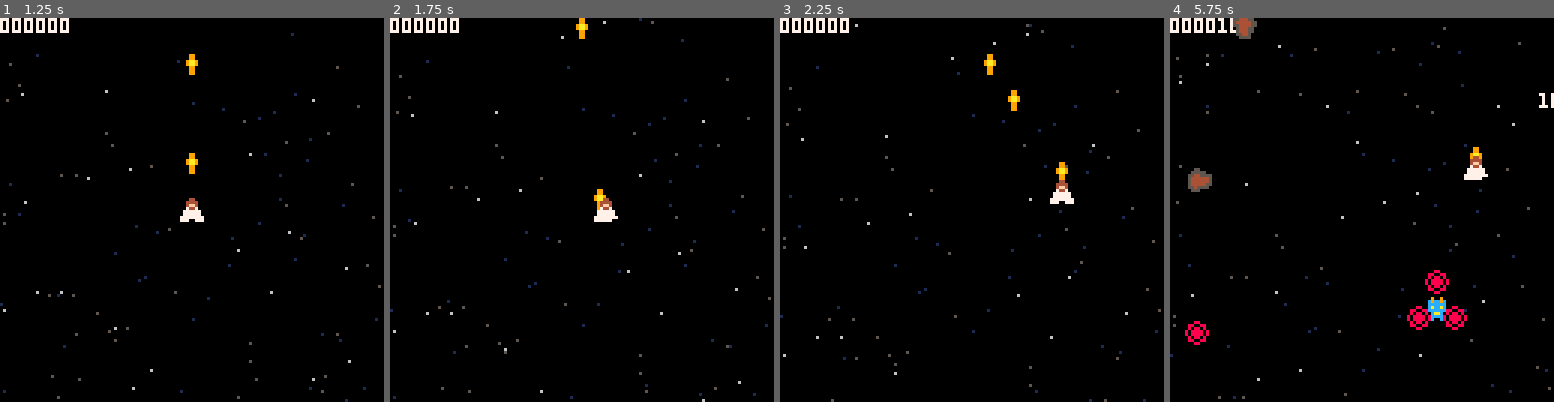
Above: before the commit, frames 1-4 (left to right).
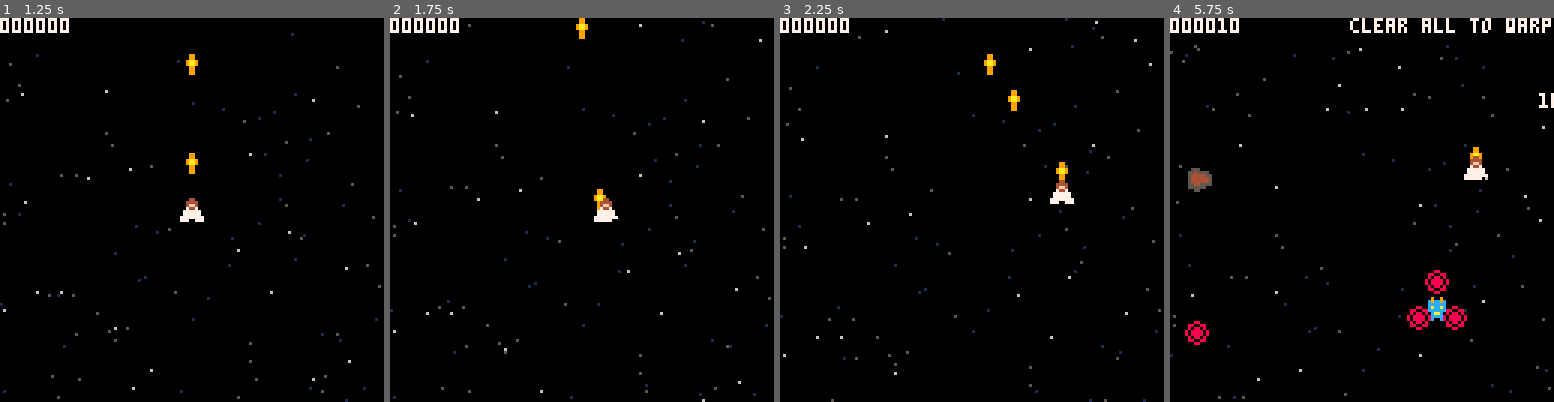
Above: after the commit, the same moments.

Repository: tech6hutch/holy-shmup
Game: PICO-8 cartridge comets.p8
Two runs of this game, one before a commit and one after it. Both use one fixed random seed, a clock stepped at 60 frames per second and the inputs below.
Inputs:
- Up to frame 1 (1.25 s): tap X (X key) at 0.33, 1.07 s; tap O (Z key) at 0.7 s
- Up to frame 2 (1.75 s): hold Right from 1.6 s (still down); tap O (Z key) at 1.7 s
- Up to frame 3 (2.25 s): tap X (X key) at 1.85 s; release Right at 2.1 s; tap O (Z key) at 2.1 s; hold Up from 2.15 s (still down)
- Up to frame 4 (5.75 s): release Up at 2.42 s; hold Right 2.47-3.03 s; tap O (Z key) every 0.4 s from 2.5 to 5.7 s; tap X (X key) at 2.97, 4.08, 5.2 s; hold Left 3.08-3.58 s; hold Down 3.63-3.97 s; hold Right 4.02-4.68 s; hold Up 4.73-5.03 s; hold Left 5.08-5.68 s; hold Down from 5.73 s (still down)

Frame 1 is identical in both runs. In frame 2, less than 0.1% of the frame differs, in the area x 20-97%, y 0-7%; in frame 3, 0.1%; in frame 4, 1.6%, in the area x 0-100%, y 0-54%.

Commit message:
add level transition with warp vfx; add todo

Diff:
--- a/comets.p8
+++ b/comets.p8
@@ -1,6 +1,9 @@
 pico-8 cartridge // http://www.pico-8.com
 version 42
 __lua__
+--numbers only have 16 bits for the integer part, but shifting the value right
+--by 16 lets us also use the remaining bits, intended for the decimal part. This
+--gives us a total of 32 bits for storing our (signed) integer.
 SCORE_SHIFT=16
 
 function _init()
@@ -17,7 +20,7 @@
 	t=0 init_game() do return end
 
 	_update,_draw=intro
-	t,entities,stars,star_spawn_y=0,{},{},-300-64
+	t,entities,stars,star_spawn_y,star_speed_scale=0,{},{},-300-64,1
 	generate_stars()
 	jc=add_entity{
 		x=64,y=64,
@@ -77,7 +80,7 @@
 end
 
 function init_game()
-	_update,_draw,score=update_game,draw_game,0
+	_update,_draw,score,level=update_game,draw_game,0,0
 	local star_spawn_offset=0-(star_spawn_y or 0)
 	star_spawn_y=0
 	if stars then
@@ -89,11 +92,17 @@
 		generate_stars()
 	end
 	entities,explosions,popups={},{},{}
-	entity_spawn_t,no_shoot_until_t=t+90,0
 	jc=add_entity{
 		x=64,y=64,
 		preserve_offscreen=true,
 	}
+	init_next_level()
+end
+
+function init_next_level()
+	level+=1
+	star_speed_scale=1
+	level_warp_t,level_soft_end_t,entity_spawn_t,no_shoot_until_t=0,t+30*5,t+90,0
 end
 
 --need to define ENEMIES global in a function because we need a util function,
@@ -227,12 +236,25 @@
 	}
 end
 
+--per level.
 ENEMY_PROBABILITIES={
+	--asteroid, +swaying, red, blue, ufo, red(shoot), blue(shoot).
+	--checked left to right. must have a 1 (100% chance⁘). use -1 for 0% chance.
 	-- split"0.5,0.8,-1,1",
 	-- split"0.2,0.5,0.8,-1,1",
 	-- split"0.6,-1,0.8,1,-1",
 	split"0.6,-1,0.7,0.8,-1,0.9,1",
 }
+--⁘ technically, 100% chance would be whatever number is immediately below 1.0
+--  in the 32-bit fixed-point numbering system that pico-8 uses, but it doesn't
+--  matter.
+for i=1,#ENEMY_PROBABILITIES do
+	assert(#ENEMY_PROBABILITIES[i]==7, (
+		#ENEMY_PROBABILITIES[i]<7
+		and "missing probabilities for level "
+		or "too many probabilities for level "
+	)..i)
+end
 
 function update_game()
 	t+=1
@@ -255,22 +277,40 @@
 		no_shoot_until_t=t+5
 	end
 
-	if t==entity_spawn_t then
-		local randnum,enemy_prototype=rnd(1)
-		for i=1,#ENEMY_PROBABILITIES[1] do
-			if randnum<=ENEMY_PROBABILITIES[1][i] then
-				enemy_prototype=ENEMIES[i]
-				break
-			end
-		end
-		assert(enemy_prototype,"missed a probability?")
-		local enemy=add_entity(copy(enemy_prototype,{
-			kind="enemy",
-			x=ENTITY_MAX_LEFT+rnd(ENTITY_MAX_RIGHT-ENTITY_MAX_LEFT),
-			y=-8,
-		}))
-		if(enemy.init)enemy:init()
-		entity_spawn_t=t+10+flr(rnd(20))
+	WARP_LENGTH=180
+	WARP_PEAK=WARP_LENGTH-160
+	if level_warp_t>=t then
+		star_speed_scale=max(
+			star_speed_scale*((level_warp_t-t)>=WARP_PEAK and 1.05 or 0.5),
+			0.5
+		)
+		if(level_warp_t==t)init_next_level()
+	else
+		if t>=level_soft_end_t then
+			local enemy_count=0
+			for ent in all(entities) do
+				if(ent.kind=="enemy")enemy_count+=1
+			end
+			if enemy_count==0 then
+				level_warp_t=t+WARP_LENGTH
+			end
+		elseif t==entity_spawn_t then
+			local randnum,enemy_prototype=rnd(1)
+			for i=1,#ENEMY_PROBABILITIES[level] do
+				if randnum<=ENEMY_PROBABILITIES[level][i] then
+					enemy_prototype=ENEMIES[i]
+					break
+				end
+			end
+			assert(enemy_prototype,"missed a probability?")
+			local enemy=add_entity(copy(enemy_prototype,{
+				kind="enemy",
+				x=ENTITY_MAX_LEFT+rnd(ENTITY_MAX_RIGHT-ENTITY_MAX_LEFT),
+				y=-8,
+			}))
+			if(enemy.init)enemy:init()
+			entity_spawn_t=t+10+flr(rnd(20))
+		end
 	end
 
 	for ent in all(entities) do
@@ -317,13 +357,27 @@
 ENTITY_MAX_LEFT,ENTITY_MAX_RIGHT=4,124
 
 function draw_game()
+	--bg
 	cls(0)
 	draw_stars()
-	local txt=tostr(score,0x2).."0"
-	while(#txt<6)txt="0"..txt
-	print(txt, 0,0, 7)
+
+	--hud
+	local score_text=tostr(score,0x2).."0"
+	while(#score_text<6)score_text="0"..score_text
+	print(score_text, 0,0, 7)
+	if t<=level_warp_t then
+		local level_text="level "..level+1
+		print(level_text, 64-#level_text*2,60)
+	elseif t>=level_soft_end_t then
+		local warp_text="clear all to warp"
+		print(warp_text, 128-#warp_text*4,0)
+	end
+
+	--entities
 	foreach(entities,_draw_ent)
 	_draw_ent(jc)
+
+	--vfx
 	for exp in all(explosions) do
 		circfill(exp.x-exp.r\2,exp.y-exp.r\2, exp.r, 7)
 		exp.r*=0.8
@@ -429,13 +483,24 @@
 function draw_stars(keep_still)
 	pal()
 	for star in all(stars) do
+		local old_y=flr(star.y)
 		if not keep_still then
-			star.y+=STAR_SPEEDS[star.c]
-		end
-		if star.y>star_spawn_y+128 then
-			star.x,star.y=rnd(128),star_spawn_y-1
-		end
-		pset(star.x,star.y,star.c)
+			star.y+=STAR_SPEEDS[star.c]*star_speed_scale
+		end
+		line(
+			star.x, flr(star.y)>old_y and old_y+1 or star.y,
+			star.x, star.y,
+			star.c
+		)
+		while star.y>star_spawn_y+128 do
+			star.y-=128
+			star.x=rnd(128)
+			line(
+				star.x, star_spawn_y,
+				star.x, star.y,
+				star.c
+			)
+		end
 	end
 end
 
Not shown, added: todo.md
